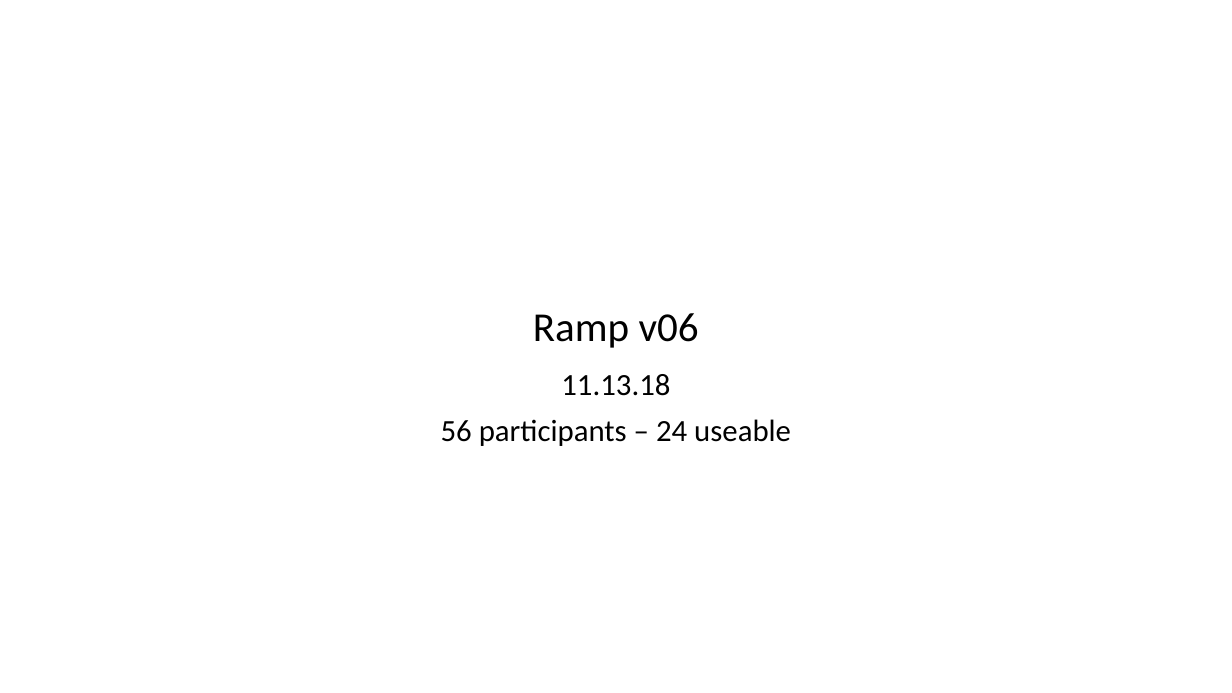
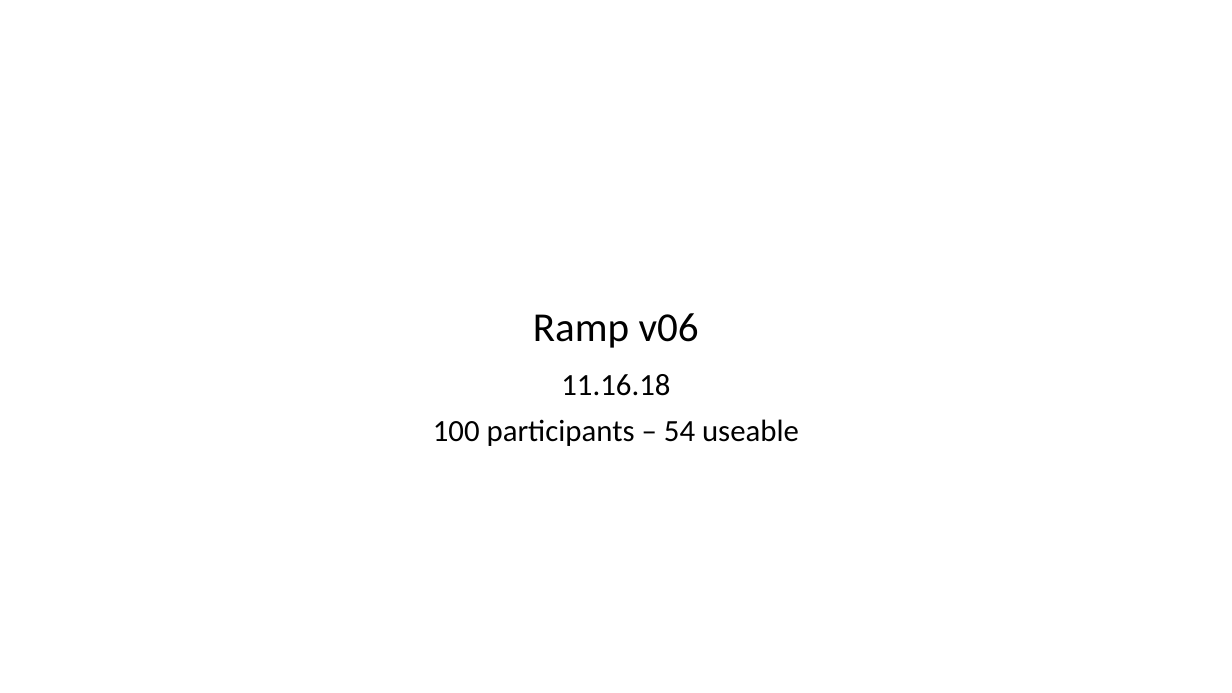
Before and after one commit to gpagnier/rampAnalysis, a slide deck: slide 1 of Rampv06SbIgnore.pptx. Drawn at 1232x693 pixels with LibreOffice and Linux fonts; fonts in the diff are those of the drawing. Boxes give left, top, right and bottom in pixels: in the first picture for what was removed or moved away, otherwise in the second. Text is boxed around its words. In the diff, an @@ line names an element or a change of style, - is before the commit and + after.

```diff
--- a/Rampv06SbIgnore.pptx
+++ b/Rampv06SbIgnore.pptx
@@ subtitle at [433, 374, 799, 446]: text changed @@
-11.13.18
-56 participants – 24 useable
+11.16.18
+100 participants – 54 useable
```
Also in this commit, not shown: 10 other slides changed, 4 slides added, 1 slide removed, 3 other files.
